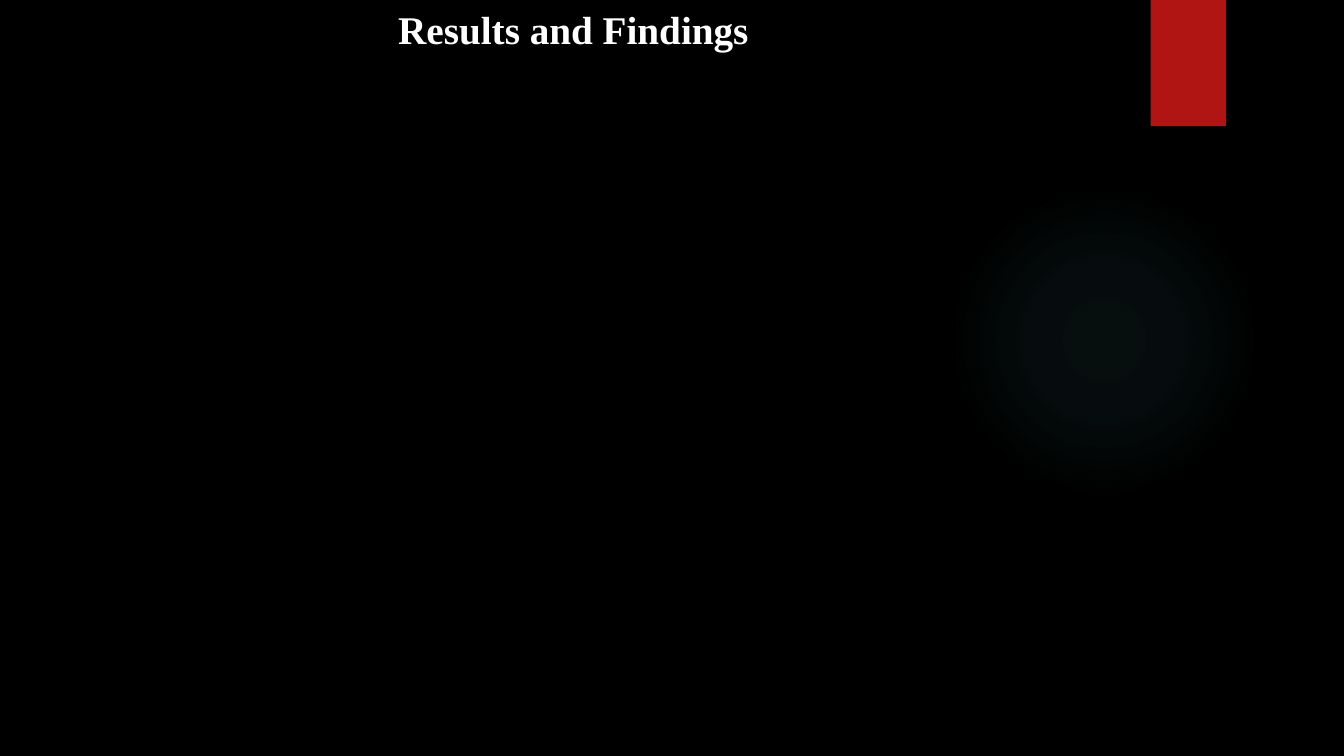
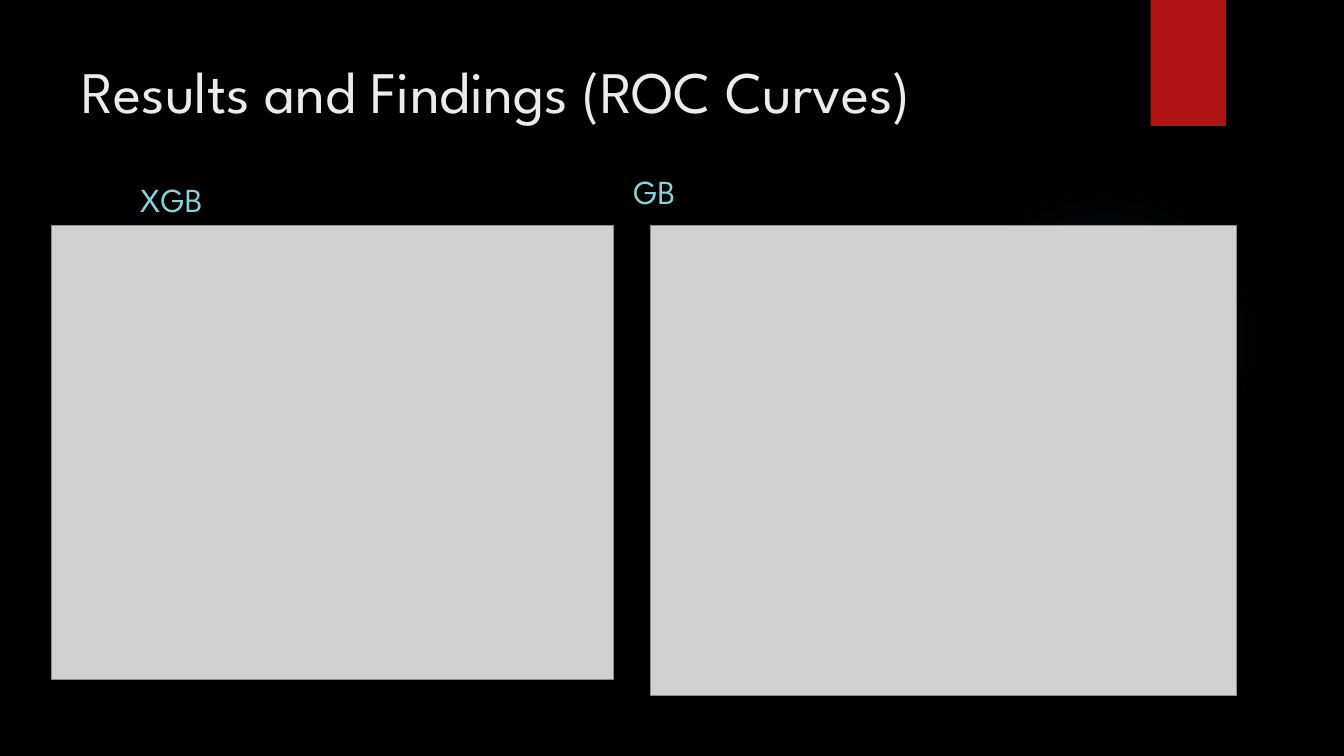
Before and after one commit to Mbugz1000/Nigeria-Loans-Groupwork, a slide deck: slide 7 of Nigeria dataset.pptm. Drawn at 1344x756 pixels with LibreOffice and Linux fonts; fonts in the diff are those of the drawing; grey boxes stand for pictures; background and template pictures are left out. Boxes give left, top, right and bottom in pixels: in the first picture for what was removed or moved away, otherwise in the second. Text is boxed around its words. In the diff, an @@ line names an element or a change of style, - is before the commit and + after.

Commit message:
Updated PPT
Updated Powerpoint

```diff
--- a/Nigeria dataset.pptm
+++ b/Nigeria dataset.pptm
@@ title at box(81, 72, 911, 126): text changed; size 28 to 42 pt; font Times New Roman to League Spartan; text colour #FFFFFF to #EBEBEB; bold off @@
-Results and Findings
+Results and Findings (ROC Curves)
@@ text added at box(140, 189, 202, 213), 24 pt, text #8AD0D6 @@
+XGB
@@ text added at box(633, 181, 675, 205), 24 pt, text #8AD0D6 @@
+GB
@@ picture added at box(51, 226, 613, 680) @@
@@ picture added at box(651, 226, 1238, 696) @@
```
Also in this commit, not shown: 2 other slides changed, 2 slides added, 2 slides removed, 2 other files.
